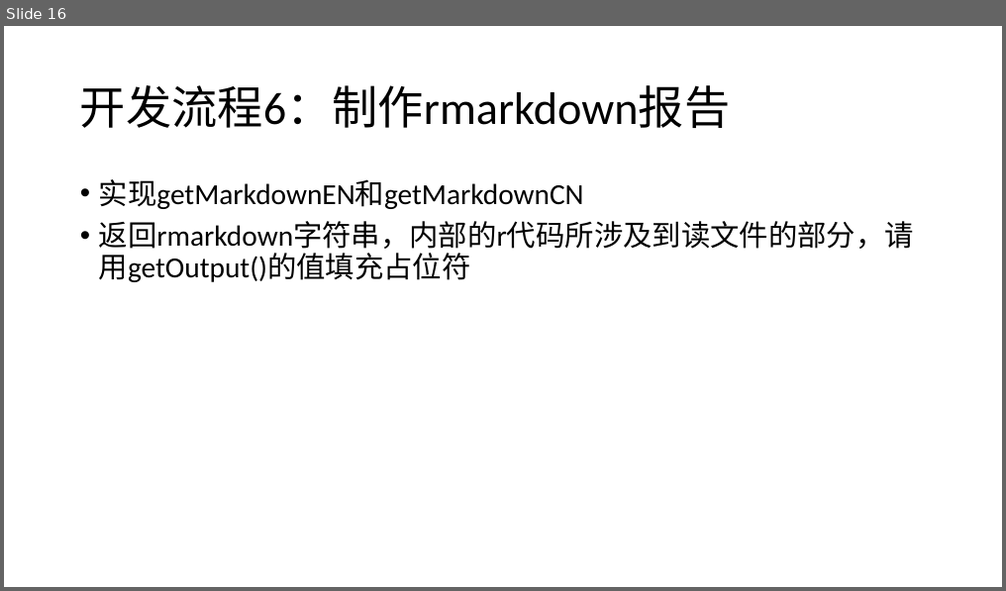
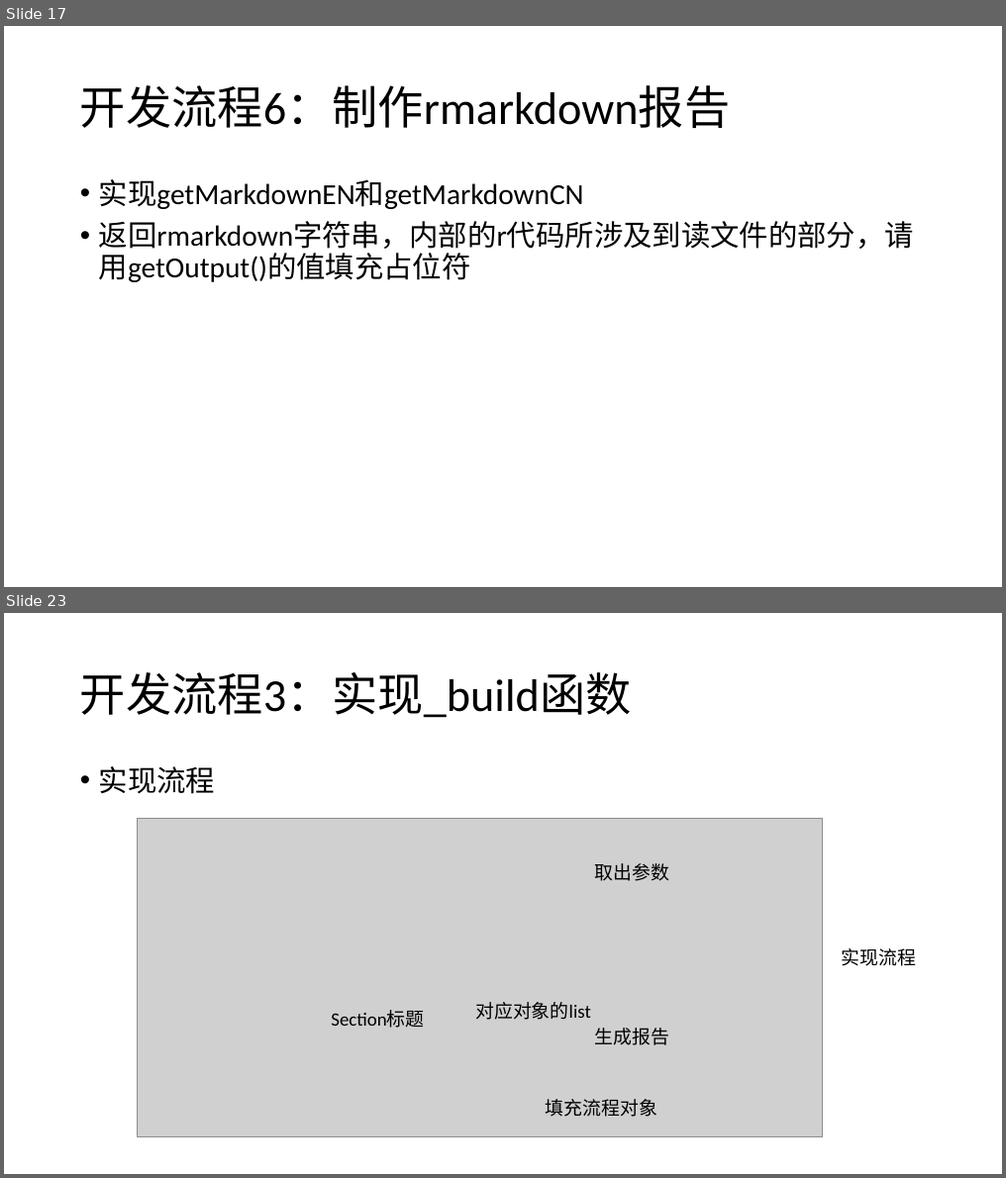
Before and after one commit to chansigit/HCAChina-Doc, a slide deck: 施工文档/开发文档/HCA-China Pipeline Framework 魏征.pptx. Shown one above the other, each under a label of ours: slide 16 before the commit, slides 17 and 23 after it; the slides between them are not shown. The pictures are 1006x591 and 1006x1178 pixels, drawn with LibreOffice and Linux fonts; fonts in the diff are those of the drawing; grey boxes stand for pictures. Boxes give left, top, right and bottom in pixels: in the first picture for what was removed or moved away, otherwise in the second. Text is boxed around its words. In the diff, an @@ line names an element or a change of style, - is before the commit and + after.

Commit message:
更新Configure基因组相关配置方法，更新Flow流程支持

```diff
--- a/施工文档/开发文档/HCA-China Pipeline Framework 魏征.pptx
+++ b/施工文档/开发文档/HCA-China Pipeline Framework 魏征.pptx
@@ slide 23 added at bbox=[4, 613, 1002, 1174], background #FFFFFF @@
@@ title added at bbox=[80, 672, 632, 718], 44 pt, text #000000 @@
+开发流程3：实现_build函数
@@ text added at bbox=[99, 766, 215, 794], 28 pt, text #000000 @@
+• 实现流程
@@ picture added at bbox=[138, 818, 823, 1137] @@
@@ text added at bbox=[595, 863, 670, 881], 18 pt, text #000000 @@
+取出参数
@@ text added at bbox=[842, 949, 917, 966], 18 pt, text #000000 @@
+实现流程
@@ text added at bbox=[331, 1011, 424, 1028], 18 pt, text #000000 @@
+Section标题
@@ text added at bbox=[475, 1002, 591, 1020], 18 pt, text #000000 @@
+对应对象的list
@@ text added at bbox=[595, 1028, 670, 1046], 18 pt, text #000000 @@
+生成报告
@@ text added at bbox=[546, 1099, 657, 1117], 18 pt, text #000000 @@
+填充流程对象
@@ what was slide 16 is now slide 17 @@
```
Also in this commit, not shown: 1 slide changed, 8 other slides added.
